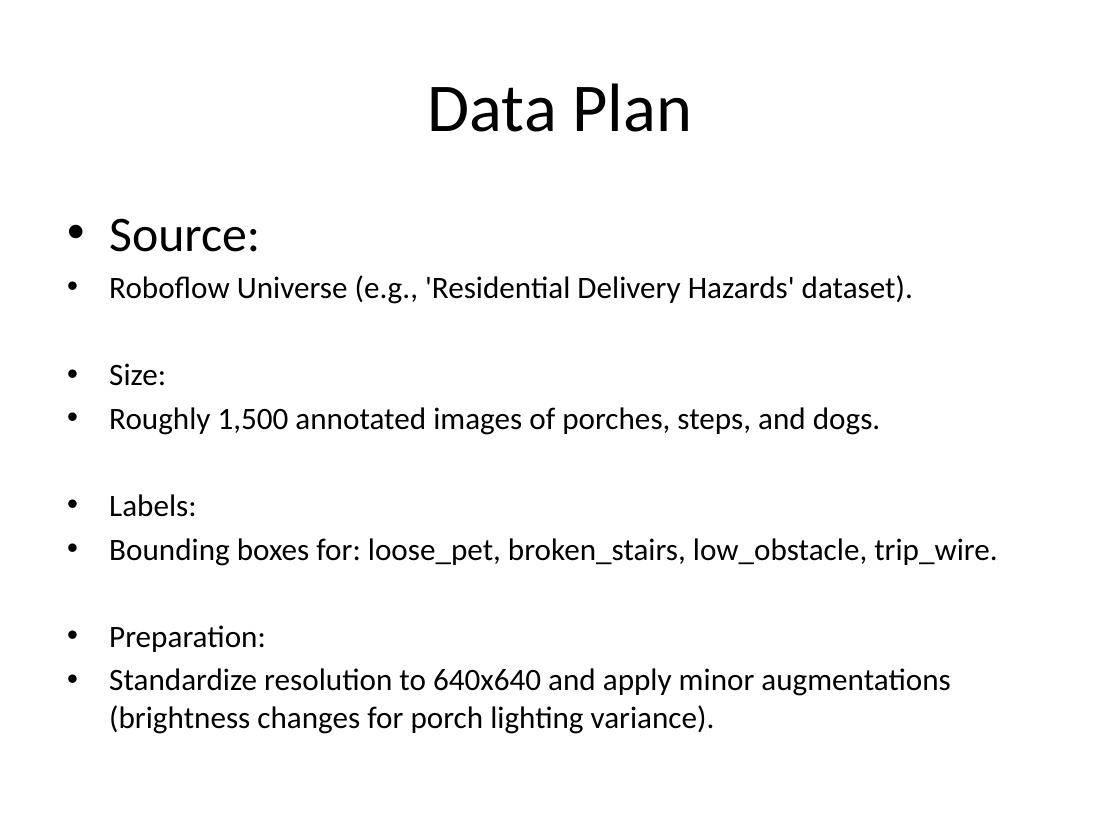
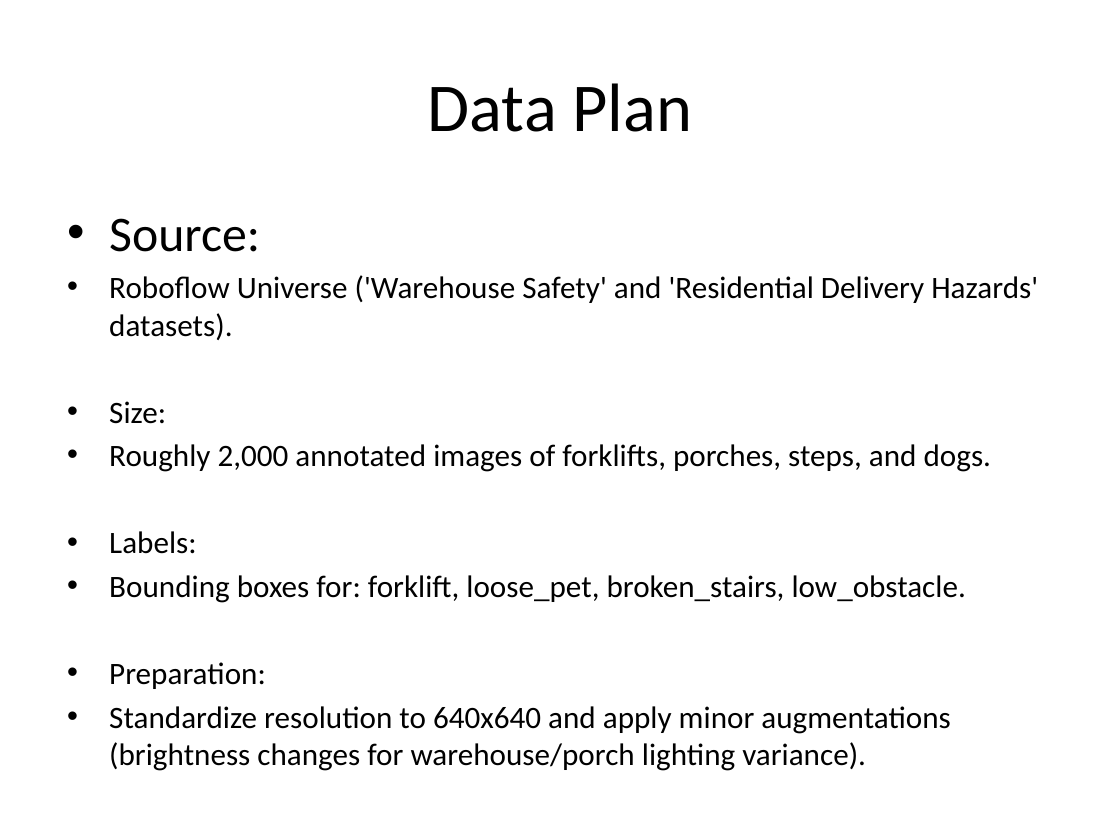
Before and after one commit to denisbosire97-ai/Chihuahua-vs-Muffin-CNN, a slide deck: slide 5 of ITAI 1378 Midterm_DenisAosaSafetycoordinatorGlasses/docs/MD_Aosa_Denis_ITAI1378.pptx. Drawn at 1120x840 pixels with LibreOffice and Linux fonts; fonts in the diff are those of the drawing. Boxes give left, top, right and bottom in pixels: in the first picture for what was removed or moved away, otherwise in the second. Text is boxed around its words. In the diff, an @@ line names an element or a change of style, - is before the commit and + after.

```diff
--- a/ITAI 1378 Midterm_DenisAosaSafetycoordinatorGlasses/docs/MD_Aosa_Denis_ITAI1378.pptx
+++ b/ITAI 1378 Midterm_DenisAosaSafetycoordinatorGlasses/docs/MD_Aosa_Denis_ITAI1378.pptx
@@ text at [109, 275, 1038, 340]: text changed @@
-• Roboflow Universe (e.g., 'Residential Delivery Hazards' dataset).
+• Roboflow Universe ('Warehouse Safety' and 'Residential Delivery Hazards' datasets).
@@ text at [109, 444, 991, 472]: text changed @@
-• Roughly 1,500 annotated images of porches, steps, and dogs.
+• Roughly 2,000 annotated images of forklifts, porches, steps, and dogs.
@@ text at [109, 575, 966, 603]: text changed @@
-• Bounding boxes for: loose_pet, broken_stairs, low_obstacle, trip_wire.
+• Bounding boxes for: forklift, loose_pet, broken_stairs, low_obstacle.
@@ text at [109, 706, 950, 771]: text changed @@
-• Standardize resolution to 640x640 and apply minor augmentations (brightness changes for porch lighting variance).
+• Standardize resolution to 640x640 and apply minor augmentations (brightness changes for warehouse/porch lighting variance).
```
Also in this commit, not shown: 4 other slides changed.
